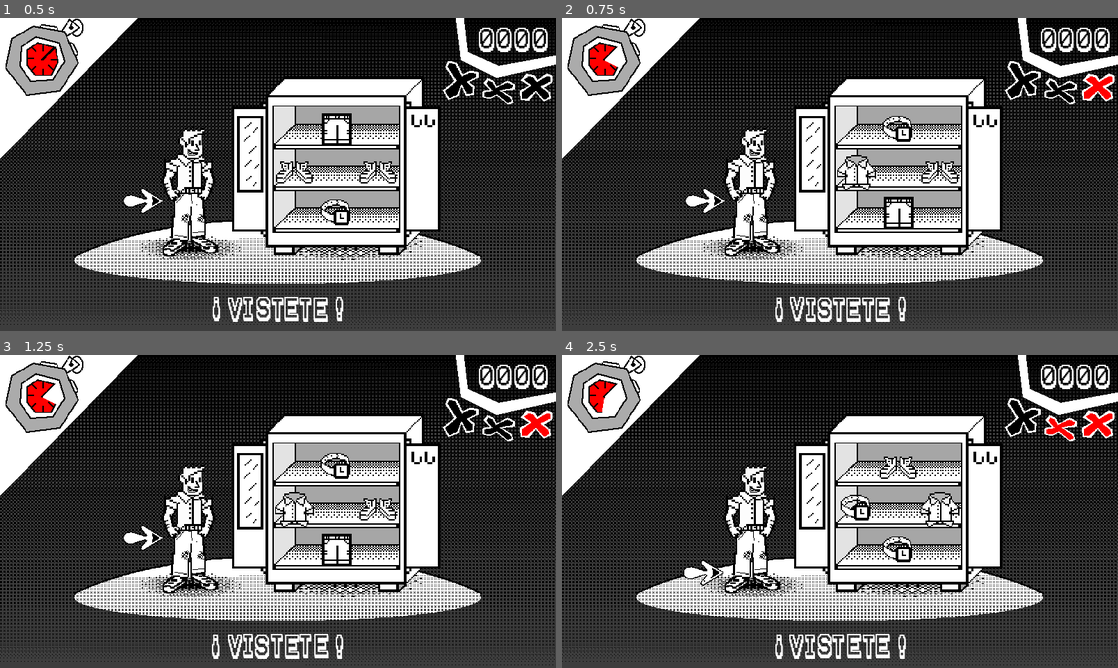
Above: before the commit, frames 1-4 (two rows, left to right).
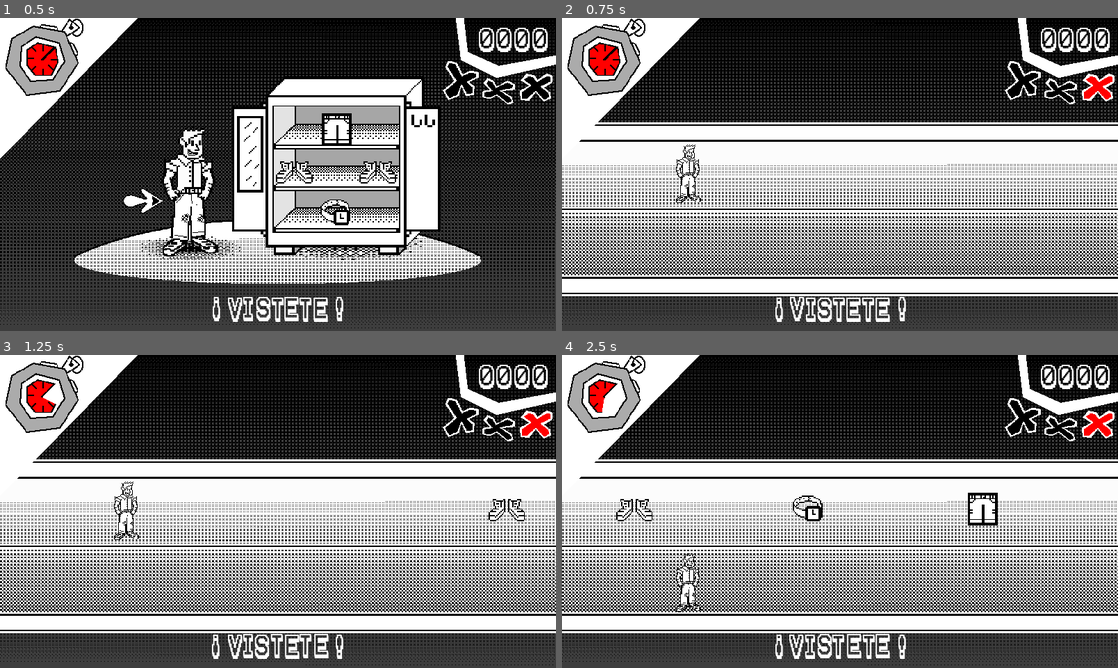
Above: after the commit, the same moments.

Repository: musiualejo/GJB24
Game: Godot game, scene res://scenes/main.tscn
Same seed, same stepped clock (60 frames per second), same inputs: the game is played once before the commit and once after it.
Inputs:
- Up to frame 1 (0.5 s): no input
- Up to frame 2 (0.75 s): hold Right (ui_right) from 0.53 s (still down)
- Up to frame 3 (1.25 s): keep holding Right (ui_right)
- Up to frame 4 (2.5 s): release Right (ui_right) at 1.28 s; hold Down (ui_down) 1.28-2.03 s; hold Right (ui_right) from 2.03 s (still down)

Frame 1 is identical in both runs. In frame 2, 47% of the frame differs, in the area x 0-100%, y 9-89%; in frame 3, 47%; in frame 4, 47%, in the area x 0-100%, y 18-89%.

Commit message:
New minigame

Diff:
--- a/scenes/main.tscn
+++ b/scenes/main.tscn
@@ -1,7 +1,8 @@
-[gd_scene load_steps=10 format=3 uid="uid://xbueol6ankih"]
+[gd_scene load_steps=11 format=3 uid="uid://xbueol6ankih"]
 
 [ext_resource type="Script" path="res://scripts/main.gd" id="1_3c80d"]
 [ext_resource type="PackedScene" uid="uid://cj6w6cfs10ii3" path="res://scenes/minijuegos/vestirse.tscn" id="1_ytgol"]
+[ext_resource type="PackedScene" uid="uid://cwbofkkm0rpoo" path="res://scenes/minijuegos/carriles.tscn" id="2_b7sen"]
 [ext_resource type="FontFile" uid="uid://cushshrwx547c" path="res://fonts/karmaFuture.ttf" id="3_2pv2q"]
 [ext_resource type="Texture2D" uid="uid://d2pjyoi7torhj" path="res://sprites/ui/cronometro.png" id="3_mtvjr"]
 [ext_resource type="Script" path="res://scripts/reloj.gd" id="4_est3w"]
@@ -12,7 +13,7 @@
 
 [node name="treeRoot" type="Node2D"]
 script = ExtResource("1_3c80d")
-minigames = Array[PackedScene]([ExtResource("1_ytgol")])
+minigames = Array[PackedScene]([ExtResource("1_ytgol"), ExtResource("2_b7sen")])
 
 [node name="minijuego" parent="." instance=ExtResource("1_ytgol")]
 
@@ -111,10 +112,10 @@
 GAME OVER
 !GOOD LUCK NEXT TIME![/shake][/center]"
 
-[connection signal="timeout" from="ui/cronometro/reloj/Timer" to="." method="_on_timer_timeout"]
-
 [node name="Polygon2D" type="Polygon2D" parent="ui/gameover"]
 z_index = -1
 position = Vector2(0, 199)
 color = Color(0, 0, 0, 0.6)
 polygon = PackedVector2Array(0, -199, 0, 521, 1280, 521, 1280, -198)
+
+[connection signal="timeout" from="ui/cronometro/reloj/Timer" to="." method="_on_timer_timeout"]
--- /dev/null
+++ b/scenes/minijuegos/carriles.tscn
@@ -0,0 +1,39 @@
+[gd_scene load_steps=8 format=3 uid="uid://cwbofkkm0rpoo"]
+
+[ext_resource type="Script" path="res://scripts/carriles.gd" id="1_6jwjv"]
+[ext_resource type="PackedScene" uid="uid://dv8ucucgfflg7" path="res://scenes/personaje.tscn" id="1_6mi6e"]
+[ext_resource type="Texture2D" uid="uid://dt3fcwww1op1n" path="res://sprites/fondos/fondocalle.png" id="2_8nyug"]
+[ext_resource type="PackedScene" uid="uid://m8r2bbb17tso" path="res://scenes/objetos/camisa.tscn" id="2_msb5k"]
+[ext_resource type="PackedScene" uid="uid://epwm4lks5efu" path="res://scenes/objetos/pantalones.tscn" id="3_oav5t"]
+[ext_resource type="PackedScene" uid="uid://chhx10o83m1v0" path="res://scenes/objetos/reloj.tscn" id="4_svfax"]
+[ext_resource type="PackedScene" uid="uid://cx423nn0jbet5" path="res://scenes/objetos/zapatos.tscn" id="5_ut7an"]
+
+[node name="minijuego" type="Node2D"]
+script = ExtResource("1_6jwjv")
+items_to_spawn = Array[PackedScene]([ExtResource("2_msb5k"), ExtResource("3_oav5t"), ExtResource("4_svfax"), ExtResource("5_ut7an")])
+
+[node name="fondo" type="Sprite2D" parent="."]
+texture = ExtResource("2_8nyug")
+centered = false
+
+[node name="first_street" type="Node2D" parent="fondo"]
+position = Vector2(250, 350)
+
+[node name="second_street" type="Node2D" parent="fondo"]
+position = Vector2(250, 515)
+
+[node name="personaje" parent="." instance=ExtResource("1_6mi6e")]
+position = Vector2(42, 294)
+scale = Vector2(0.9, 0.9)
+
+[node name="spawn_positions" type="Node2D" parent="."]
+
+[node name="first_street" type="Node2D" parent="spawn_positions"]
+position = Vector2(1300, 350)
+
+[node name="second_street" type="Node2D" parent="spawn_positions"]
+position = Vector2(1300, 515)
+
+[node name="spawn_timer" type="Timer" parent="."]
+
+[connection signal="timeout" from="spawn_timer" to="." method="_on_spawn_timer_timeout"]
--- /dev/null
+++ b/scenes/objetos/camisa.tscn
@@ -0,0 +1,17 @@
+[gd_scene load_steps=3 format=3 uid="uid://m8r2bbb17tso"]
+
+[ext_resource type="Texture2D" uid="uid://kvhk6x23wt2h" path="res://sprites/objetos/items_armario.png" id="1_pjjv7"]
+
+[sub_resource type="RectangleShape2D" id="RectangleShape2D_d655s"]
+
+[node name="Camisa" type="Node2D"]
+
+[node name="Sprite2D" type="Sprite2D" parent="."]
+texture = ExtResource("1_pjjv7")
+hframes = 6
+vframes = 4
+
+[node name="Area2D" type="Area2D" parent="."]
+
+[node name="CollisionShape2D" type="CollisionShape2D" parent="Area2D"]
+shape = SubResource("RectangleShape2D_d655s")
--- /dev/null
+++ b/scenes/objetos/pantalones.tscn
@@ -0,0 +1,18 @@
+[gd_scene load_steps=3 format=3 uid="uid://epwm4lks5efu"]
+
+[ext_resource type="Texture2D" uid="uid://kvhk6x23wt2h" path="res://sprites/objetos/items_armario.png" id="1_obaa6"]
+
+[sub_resource type="RectangleShape2D" id="RectangleShape2D_lht7b"]
+
+[node name="Pantalones" type="Node2D"]
+
+[node name="Sprite2D" type="Sprite2D" parent="."]
+texture = ExtResource("1_obaa6")
+hframes = 6
+vframes = 4
+frame = 1
+
+[node name="Area2D" type="Area2D" parent="."]
+
+[node name="CollisionShape2D" type="CollisionShape2D" parent="Area2D"]
+shape = SubResource("RectangleShape2D_lht7b")
--- /dev/null
+++ b/scenes/objetos/reloj.tscn
@@ -0,0 +1,18 @@
+[gd_scene load_steps=3 format=3 uid="uid://chhx10o83m1v0"]
+
+[ext_resource type="Texture2D" uid="uid://kvhk6x23wt2h" path="res://sprites/objetos/items_armario.png" id="1_miwd2"]
+
+[sub_resource type="RectangleShape2D" id="RectangleShape2D_kkr7r"]
+
+[node name="Reloj" type="Node2D"]
+
+[node name="Sprite2D" type="Sprite2D" parent="."]
+texture = ExtResource("1_miwd2")
+hframes = 6
+vframes = 4
+frame = 3
+
+[node name="Area2D" type="Area2D" parent="."]
+
+[node name="CollisionShape2D" type="CollisionShape2D" parent="Area2D"]
+shape = SubResource("RectangleShape2D_kkr7r")
--- /dev/null
+++ b/scenes/objetos/zapatos.tscn
@@ -0,0 +1,20 @@
+[gd_scene load_steps=3 format=3 uid="uid://cx423nn0jbet5"]
+
+[ext_resource type="Texture2D" uid="uid://kvhk6x23wt2h" path="res://sprites/objetos/items_armario.png" id="1_80w6f"]
+
+[sub_resource type="RectangleShape2D" id="RectangleShape2D_0h3pm"]
+size = Vector2(28, 17)
+
+[node name="Zapatos" type="Node2D"]
+
+[node name="Sprite2D" type="Sprite2D" parent="."]
+texture = ExtResource("1_80w6f")
+hframes = 6
+vframes = 4
+frame = 2
+
+[node name="Area2D" type="Area2D" parent="."]
+
+[node name="CollisionShape2D" type="CollisionShape2D" parent="Area2D"]
+position = Vector2(0, 1.5)
+shape = SubResource("RectangleShape2D_0h3pm")
--- a/scenes/personaje.tscn
+++ b/scenes/personaje.tscn
@@ -6,6 +6,9 @@
 [ext_resource type="Texture2D" uid="uid://bpfxxkfjpb4n1" path="res://sprites/personaje/brazoder.png" id="4_tkntd"]
 [ext_resource type="Texture2D" uid="uid://bd5elpqrk7ggk" path="res://sprites/personaje/piernas.png" id="5_exdnr"]
 [ext_resource type="Texture2D" uid="uid://1r5f2kbfy058" path="res://sprites/personaje/pies.png" id="6_a7tyu"]
+
+[sub_resource type="RectangleShape2D" id="RectangleShape2D_imxnw"]
+size = Vector2(58, 143)
 
 [node name="personaje" type="Node2D"]
 z_index = 1
@@ -45,3 +48,9 @@
 position = Vector2(14, 124)
 texture = ExtResource("6_a7tyu")
 centered = false
+
+[node name="Area2D" type="Area2D" parent="."]
+
+[node name="CollisionShape2D" type="CollisionShape2D" parent="Area2D"]
+position = Vector2(46, 80.5)
+shape = SubResource("RectangleShape2D_imxnw")
--- /dev/null
+++ b/scripts/carriles.gd
@@ -0,0 +1,58 @@
+extends Node2D
+
+@export var items_to_spawn: Array[PackedScene]
+
+@onready var player = $personaje
+@onready var first_street_location = $fondo/first_street
+@onready var second_street_location = $fondo/second_street
+@onready var first_spawn_point = $spawn_positions/first_street
+@onready var second_spawn_point = $spawn_positions/second_street
+@onready var spawn_timer = $spawn_timer
+var movement_script = load("res://scripts/movement.gd")
+
+const NUMBER_OF_ITEMS := 4
+
+signal Puntaje(int)
+signal FalloMinijuego()
+
+# Called when the node enters the scene tree for the first time.
+func _ready():
+	randomize()
+	spawn_timer.start(0.5)
+	spawn_timer.one_shot = false
+	player.global_position = first_street_location.global_position - Vector2(0, 64)
+
+
+# Called every frame. 'delta' is the elapsed time since the previous frame.
+func _process(delta):
+	if Input.is_action_just_pressed("ui_up"):
+		go_to_first_street()
+	elif Input.is_action_just_pressed("ui_down"):
+		go_to_second_street()
+
+
+func go_to_first_street():
+	player.global_position = first_street_location.global_position - Vector2(0, 64)
+
+
+func go_to_second_street():
+	player.global_position = second_street_location.global_position - Vector2(0, 64)
+
+
+func _spawn_item():
+	var random_item = items_to_spawn[randi() % NUMBER_OF_ITEMS].instantiate()
+	var random_spawn_point = first_spawn_point if randi() % 2 == 0 else second_spawn_point
+	random_item.set_script(movement_script)
+	add_child(random_item)
+	random_item.scale = Vector2(3, 3)
+	random_item.global_position = random_spawn_point.global_position
+	print(random_item.get_node("Area2D"))
+	random_item.get_node("Area2D").connect("area_entered", _on_collision)
+
+
+func _on_collision(area: Area2D):
+	FalloMinijuego.emit()
+
+
+func _on_spawn_timer_timeout():
+	_spawn_item()
--- a/scripts/main.gd
+++ b/scripts/main.gd
@@ -14,9 +14,10 @@
 # NODOS
 
 @onready var lives_bar: TextureProgressBar = $ui/vidas
-@onready var nMinijuego: Vestirse = $minijuego
+@onready var nMinijuego = $minijuego
 @onready var nVerbo = $ui/verbo
 @onready var nScore: Label = $ui/score
+@onready var nTimer: MinigameTimer = $ui/cronometro/reloj
 
 # SEÑALES
 
@@ -38,19 +39,22 @@
 func _failed_minigame():
 	lives_bar.value += lives_bar.step
 	if lives_bar.value == lives_bar.max_value:
-		get_tree().paused = true
+		get_tree().paused = true # Game over
 	_next_minigame()
 
 
 func _next_minigame():
-	nMinijuego.queue_free()
-	var new_minigame_index = (current_minigame_index + 1) % len(minigames)
-	var next_minigame = minigames[new_minigame_index]
+	if nMinijuego:
+		nMinijuego.queue_free()
+	current_minigame_index = (current_minigame_index + 1) % len(minigames)
+	var next_minigame = minigames[current_minigame_index]
 	var instance = next_minigame.instantiate()
 	instance.FalloMinijuego.connect(_failed_minigame)
+	instance.Puntaje.connect(_increase_score)
 	add_child(instance)
 	move_child(instance, 0)
 	nMinijuego = instance
+	nTimer.reset()
 
 
 func cargarMinijuego():
--- /dev/null
+++ b/scripts/movement.gd
@@ -0,0 +1,8 @@
+extends Node2D
+
+const SPEED := 800.0
+
+
+# Called every frame. 'delta' is the elapsed time since the previous frame.
+func _process(delta):
+	position -= Vector2(1, 0) * delta * SPEED
--- a/scripts/reloj.gd
+++ b/scripts/reloj.gd
@@ -1,4 +1,6 @@
 extends Sprite2D
+
+class_name MinigameTimer
 
 @export var duration: int = 5
 
@@ -15,3 +17,7 @@
 # Called every frame. 'delta' is the elapsed time since the previous frame.
 func _process(delta):
 	progress_bar.value = timer.time_left
+
+
+func reset():
+	timer.start(duration)
--- a/scripts/vestirse.gd
+++ b/scripts/vestirse.gd
@@ -59,6 +59,8 @@
 
 
 func pick_zone():
+	if len(zones_picked) == len(zones):
+		return
 	zone_index = get_random_zone_index()
 	while zone_index in zones_picked:
 		zone_index = get_random_zone_index()
Not shown: 1 places in scenes/personaje.tscn that only renumber resources
Binary file added: sprites/fondos/fondocalle.png
Not shown, added: sprites/fondos/fondocalle.png.import
